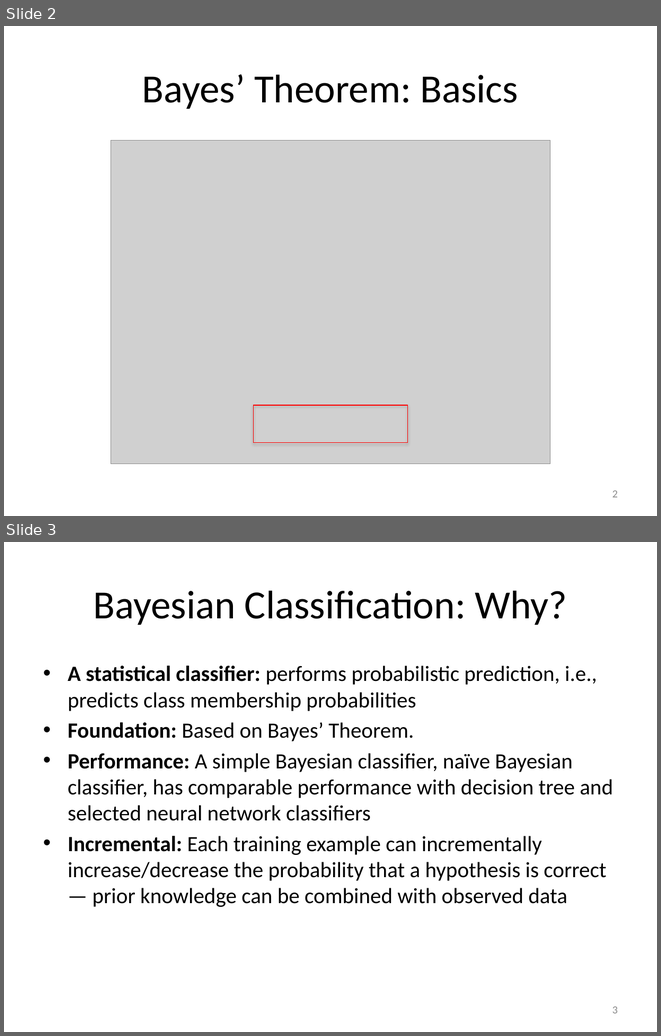
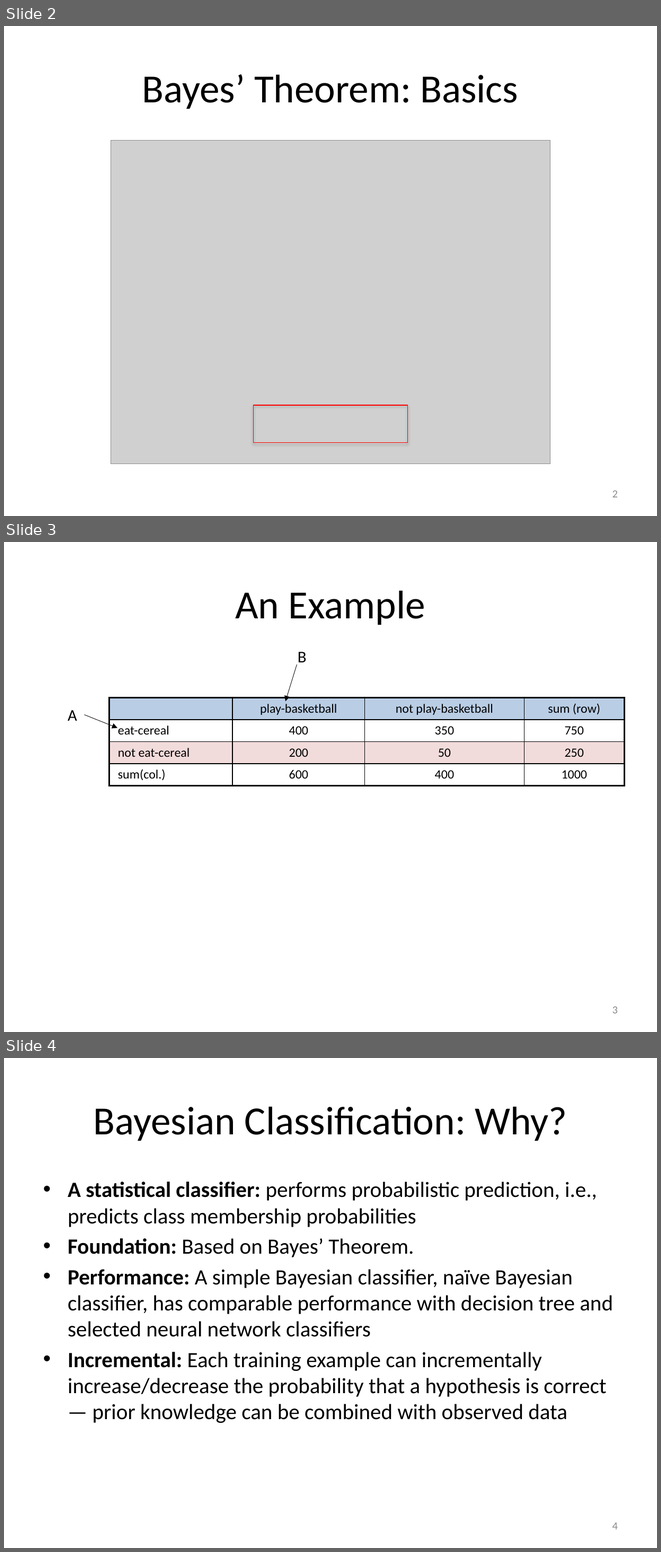
Before and after one commit to mjiang89/mjiang89.github.io, a slide deck: teaching/CSEx0647Fall17-15-NaiveBayes.pptx. Shown one above the other, each under a label of ours: slides 2 and 3 before the commit, slides 2, 3 and 4 after it. The pictures are 661x1036 and 661x1552 pixels, drawn with LibreOffice and Linux fonts; fonts in the diff are those of the drawing; grey boxes stand for pictures. Boxes give left, top, right and bottom in pixels: in the first picture for what was removed or moved away, otherwise in the second. Text is boxed around its words. In the diff, an @@ line names an element or a change of style, - is before the commit and + after.

```diff
--- a/teaching/CSEx0647Fall17-15-NaiveBayes.pptx
+++ b/teaching/CSEx0647Fall17-15-NaiveBayes.pptx
@@ slide 3 added at (4, 542, 657, 1032), background #FFFFFF @@
@@ title added at (235, 590, 425, 625), 44 pt, text #000000 @@
+An Example
@@ text added at (298, 652, 307, 662), 18 pt, text #000000 @@
+B
@@ arrow added from (297, 665) to (285, 702), #000000 0.5 pt @@
@@ table added at (109, 697, 624, 784), 4 rows, 4 columns @@
+ | play-basketball | not play-basketball | sum (row)
+eat-cereal | 400 | 350 | 750
+not eat-cereal | 200 | 50 | 250
+sum(col.) | 600 | 400 | 1000
@@ text added at (68, 710, 77, 721), 18 pt, text #000000 @@
+A
@@ arrow added from (85, 714) to (117, 728), #000000 0.5 pt @@
@@ page number added at (612, 1006, 618, 1013), 12 pt, text #8C8C8C @@
+3
@@ what was slide 3 is now slide 4 @@
@@ page number at (612, 1522, 618, 1529): text changed @@
-3
+4
```
Also in this commit, not shown: 1 other slide added, 4 other files.
